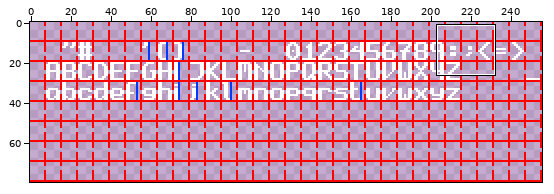
File history of a pixel-art file, assets/fonts/medium/font.aseprite. Above: a wide view before the commit, with the close-up outlined.
Close-up. Before:
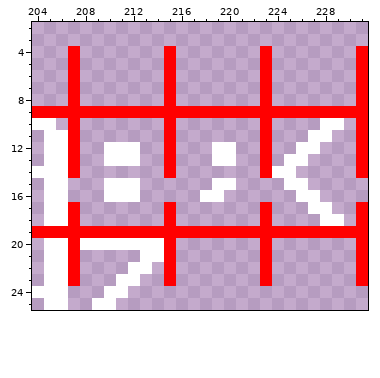
256x80 pixels, 1 frame. Shown: x 204..231, y 2..25.
The result:
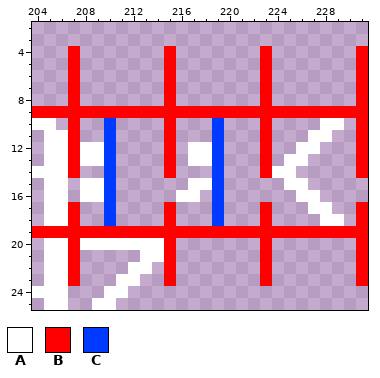
Palette (. is transparent): A #ffffff  B #ff0000  C #0039ff
What changed:
--- layers "Font", "Prop Guides"
@@ x 206..222 @@
  9 BBBBBBBBBBBBBBBBB
-10 .B.......B.......
-11 AB.......B.......
-12 AB..AAA..B...AA..
-13 AB..AAA..B...AA..
-14 AB.......B.......
-15 A...AAA......AA..
-16 A...AAA.....AA...
-17 AB.......B.......
-18 AB.......B.......
+10 .B..C....B...C...
+11 AB..C....B...C...
+12 ABAAC....B.AAC...
+13 ABAAC....B.AAC...
+14 AB..C....B...C...
+15 A.AAC......AAC...
+16 A.AAC.....AA.C...
+17 AB..C....B...C...
+18 AB..C....B...C...
 19 BBBBBBBBBBBBBBBBB
Changed places in both close-ups, as pixel boxes (x1, y1, x2, y2):
changed: (80, 118, 140, 226)
changed: (176, 118, 236, 226)
